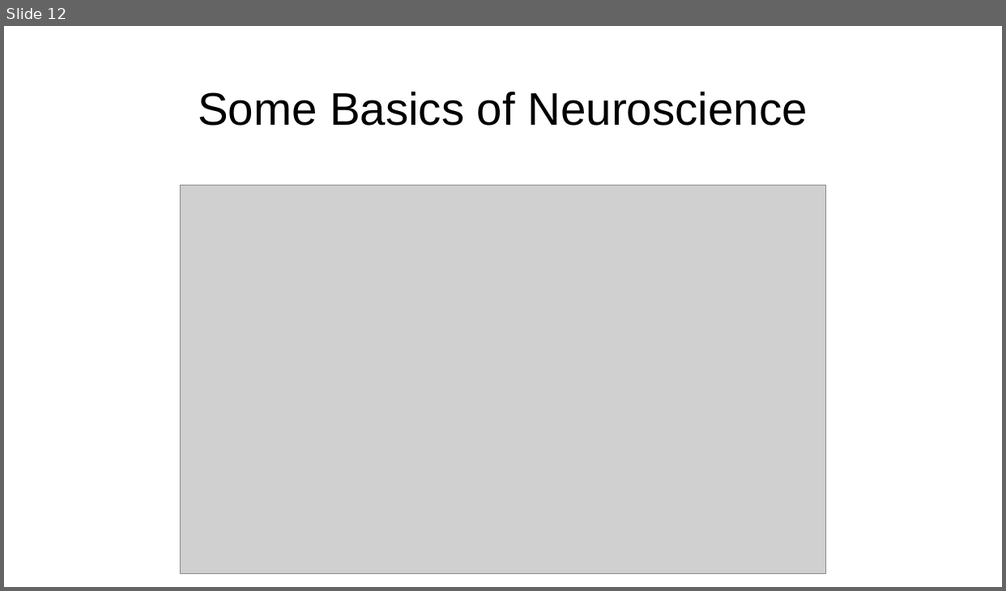
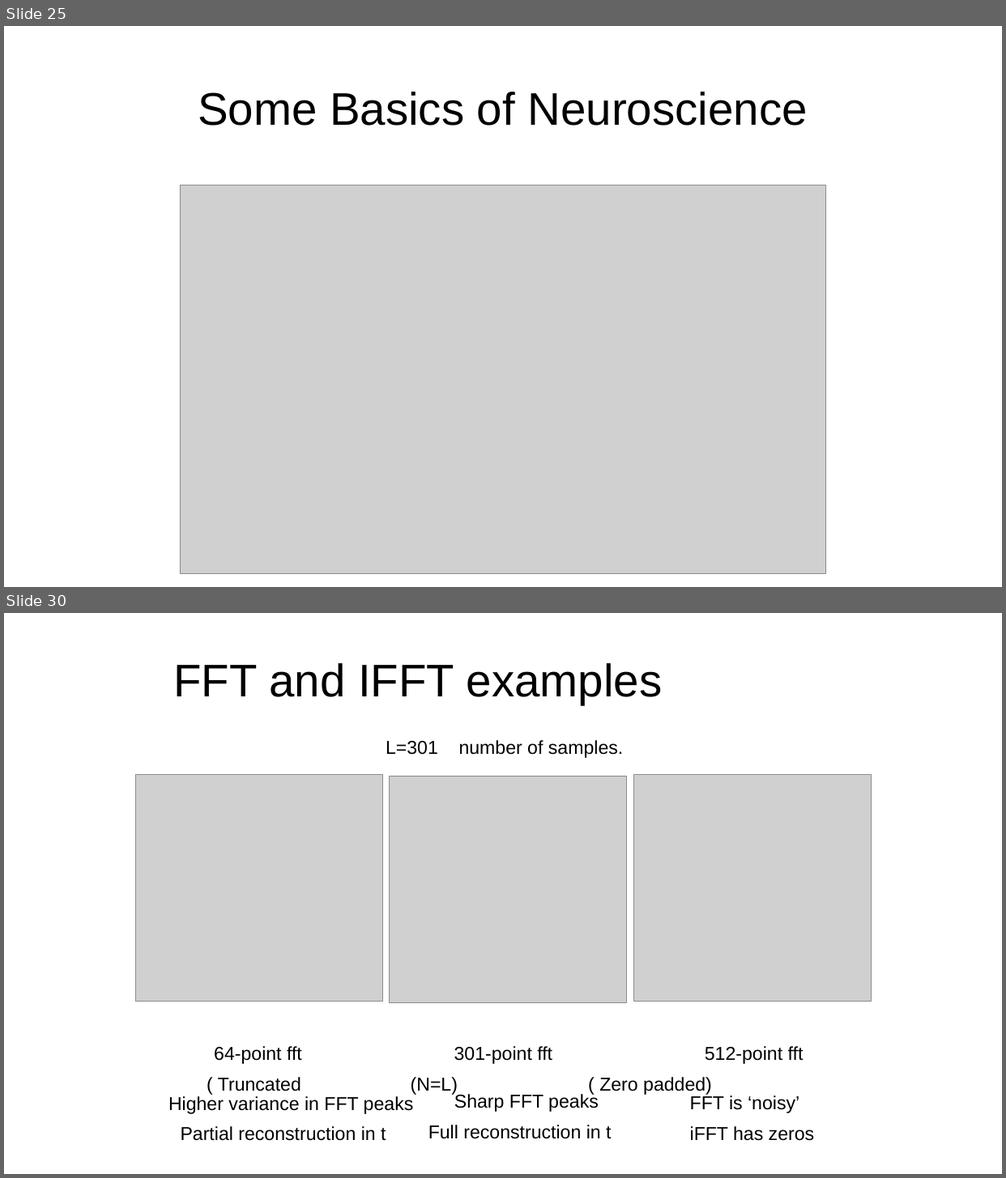
Before and after one commit to ssheldo/EEG_process_talk, a slide deck: EEG_Processing_Presentation.pptx. Shown one above the other, each under a label of ours: slide 12 before the commit, slides 25 and 30 after it; the slides between them are not shown. The pictures are 1006x591 and 1006x1178 pixels, drawn with LibreOffice and Linux fonts; fonts in the diff are those of the drawing; grey boxes stand for pictures. Boxes give left, top, right and bottom in pixels: in the first picture for what was removed or moved away, otherwise in the second. Text is boxed around its words. In the diff, an @@ line names an element or a change of style, - is before the commit and + after.

```diff
--- a/EEG_Processing_Presentation.pptx
+++ b/EEG_Processing_Presentation.pptx
@@ slide 30 added at bbox=[4, 613, 1002, 1174], background #FFFFFF @@
@@ title added at bbox=[173, 663, 663, 705], 44 pt, text #000000 @@
+FFT and IFFT examples
@@ text added at bbox=[218, 740, 803, 1095], 18 pt, text #000000 @@
+L=301 number of samples.
+64-point fft 301-point fft 512-point fft
+( Truncated (N=L) ( Zero padded)
@@ picture added at bbox=[136, 775, 383, 1003] @@
@@ picture added at bbox=[390, 776, 627, 1003] @@
@@ picture added at bbox=[633, 775, 871, 1002] @@
@@ text added at bbox=[168, 1097, 414, 1114], 18 pt, text #000000 @@
+Higher variance in FFT peaks
@@ text added at bbox=[454, 1093, 599, 1112], 18 pt, text #000000 @@
+Sharp FFT peaks
@@ text added at bbox=[690, 1096, 799, 1114], 18 pt, text #000000 @@
+FFT is ‘noisy’
@@ text added at bbox=[181, 1127, 386, 1141], 18 pt, text #000000 @@
+Partial reconstruction in t
@@ text added at bbox=[428, 1125, 611, 1139], 18 pt, text #000000 @@
+Full reconstruction in t
@@ text added at bbox=[690, 1127, 814, 1141], 18 pt, text #000000 @@
+iFFT has zeros
@@ what was slide 12 is now slide 25 @@
```
Also in this commit, not shown: 4 slides changed, 20 other slides added, 1 slide removed, 4 other files.
